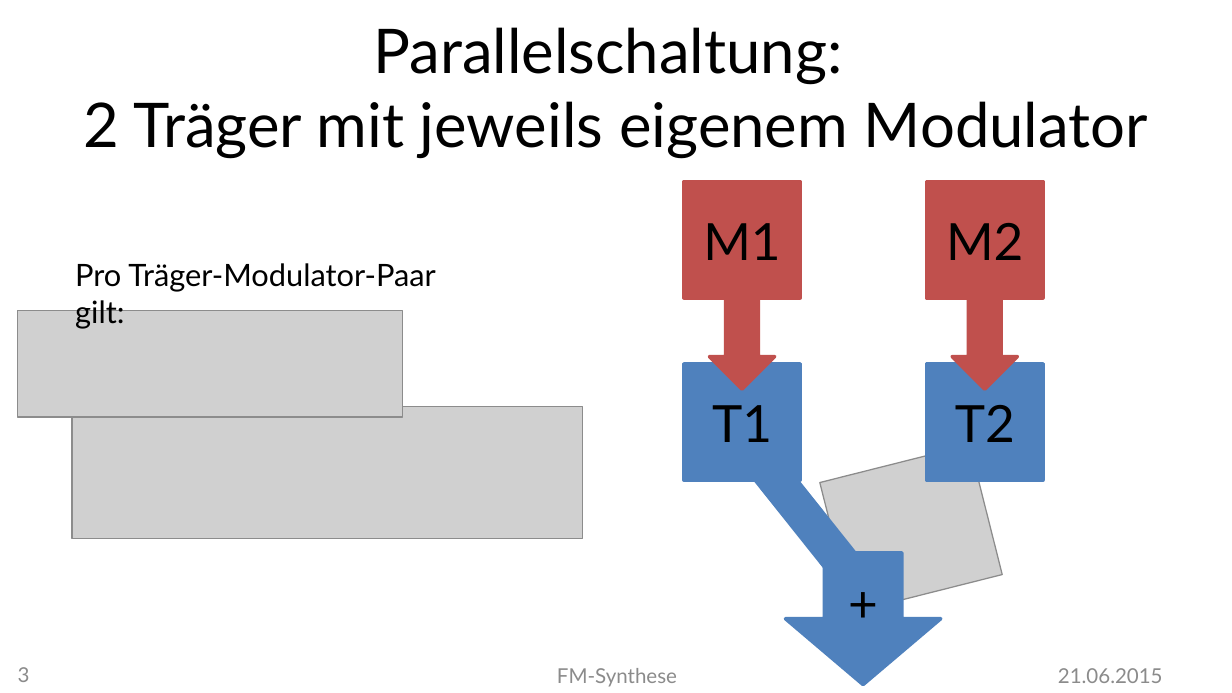
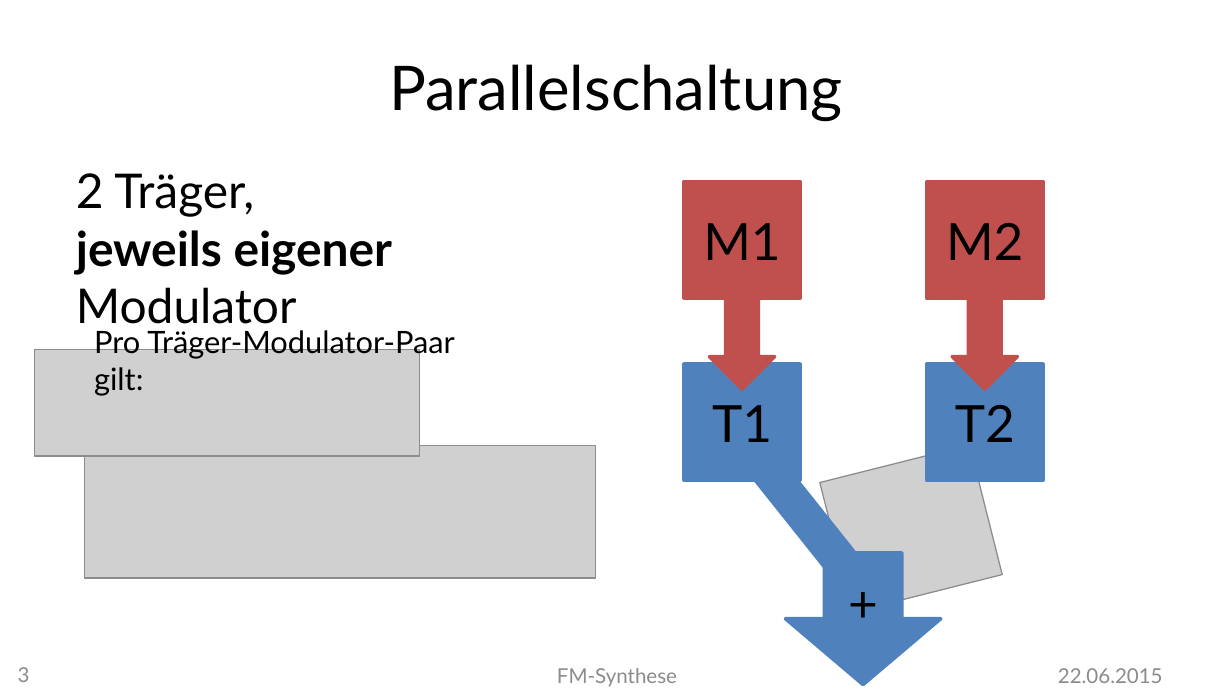
Before and after one commit to MBulli/VSeminar, a slide deck: slide 3 of Praesentation/FMSynthese-Matze.pptx. Drawn at 1232x693 pixels with LibreOffice and Linux fonts; fonts in the diff are those of the drawing; grey boxes stand for pictures; background and template pictures are left out. Boxes give left, top, right and bottom in pixels: in the first picture for what was removed or moved away, otherwise in the second. Text is boxed around its words. In the diff, an @@ line names an element or a change of style, - is before the commit and + after.

```diff
--- a/Praesentation/FMSynthese-Matze.pptx
+++ b/Praesentation/FMSynthese-Matze.pptx
@@ title at [389, 64, 843, 121]: text changed @@
-Parallelschaltung:
-2 Träger mit jeweils eigenem Modulator
+Parallelschaltung
@@ text added at [76, 173, 393, 334], 28 pt, text #000000 @@
+2 Träger,
+jeweils eigener Modulator
@@ text "Pro Träger-Modulator-Paar gilt:": place and size @@
-text "Pro Träger-Modulator-Paar gilt:" at [75, 263, 436, 329]
+text "Pro Träger-Modulator-Paar gilt:" at [94, 327, 455, 396]
@@ picture: place and size @@
-picture at [17, 310, 402, 416]
+picture at [34, 350, 419, 456]
@@ picture: place and size @@
-picture at [71, 407, 582, 538]
+picture at [85, 446, 595, 578]
@@ text at [1058, 668, 1163, 683]: text changed @@
-21.06.2015
+22.06.2015
```
Also in this commit, not shown: 18 other slides changed, 1 slide added.
